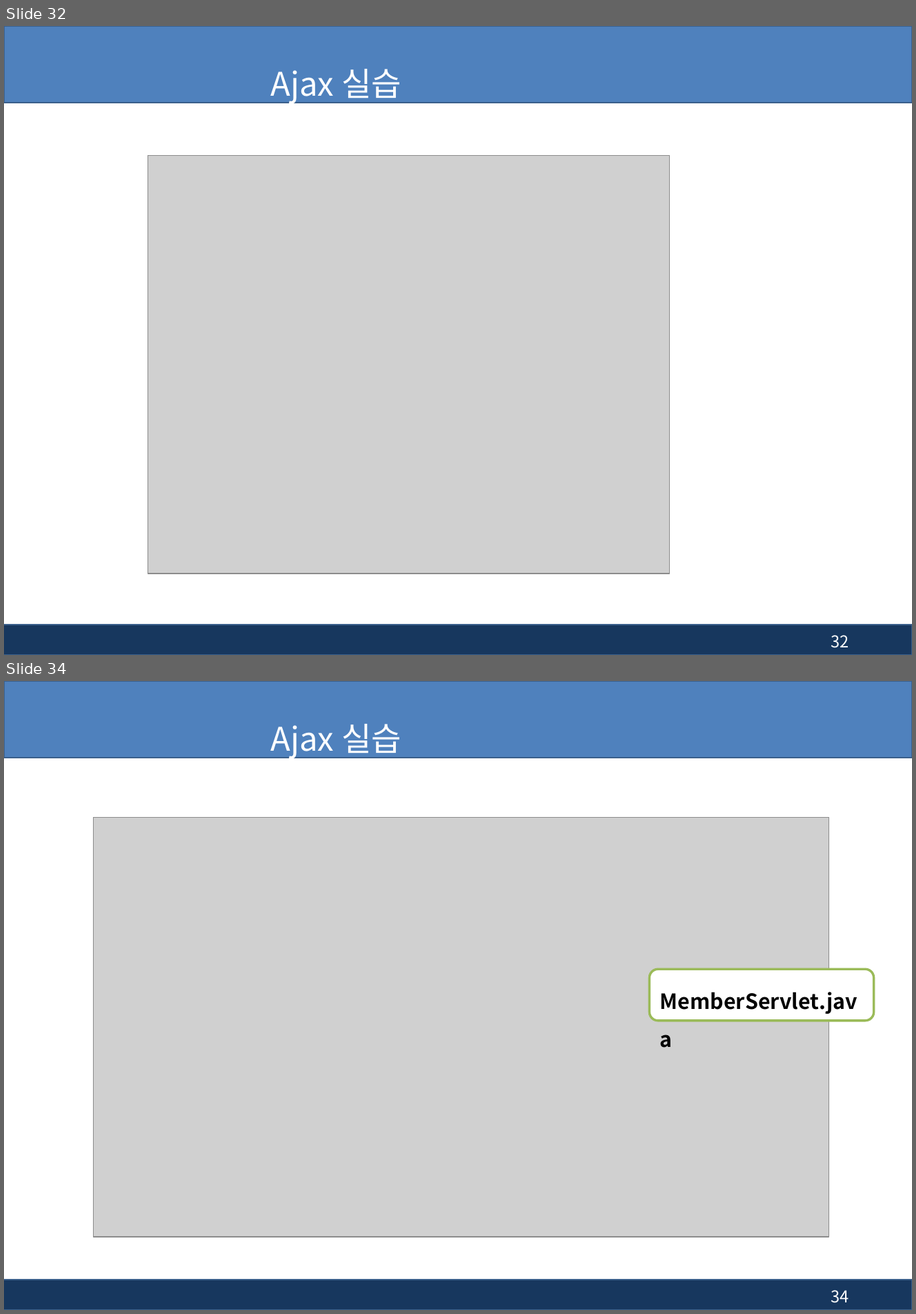
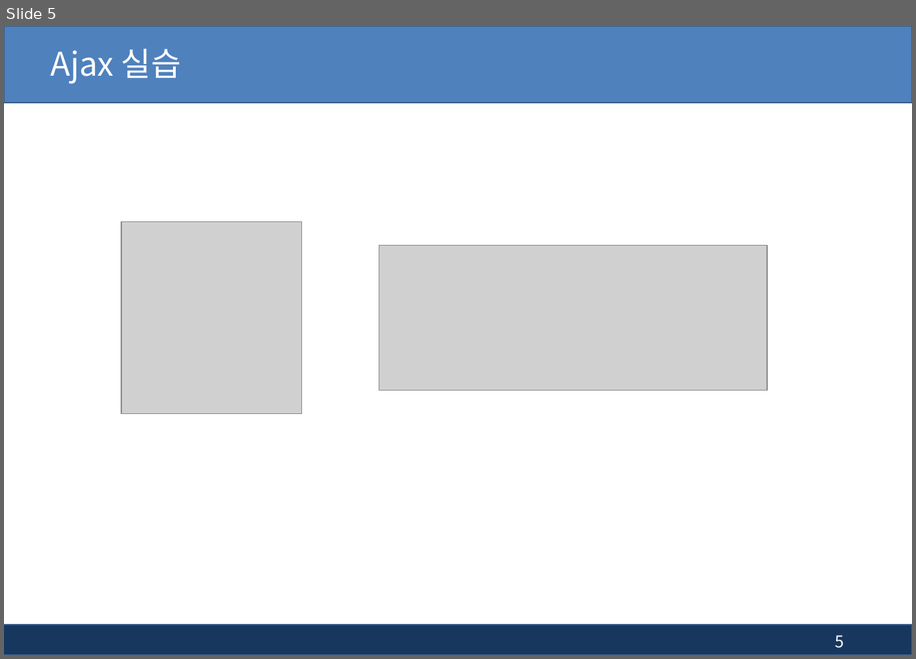
Before and after one commit to pshho/ngreen_project, a slide deck: jspWorks/자료/jsp_ppt/13장. jsp - 부트스트랩(Bootstrap), Ajax.pptx. Shown one above the other, each under a label of ours: slides 32 and 34 before the commit, slide 5 after it; the slides between them are not shown. The pictures are 916x1314 and 916x659 pixels, drawn with LibreOffice and Linux fonts; fonts in the diff are those of the drawing; grey boxes stand for pictures; background and template pictures are left out. Boxes give left, top, right and bottom in pixels: in the first picture for what was removed or moved away, otherwise in the second. Text is boxed around its words. In the diff, an @@ line names an element or a change of style, - is before the commit and + after.

```diff
--- a/jspWorks/자료/jsp_ppt/13장. jsp - 부트스트랩(Bootstrap), Ajax.pptx
+++ b/jspWorks/자료/jsp_ppt/13장. jsp - 부트스트랩(Bootstrap), Ajax.pptx
@@ slide 34 removed at [4, 681, 912, 1310], background #FFFFFF; not listed: 2 template elements that a slide beside it also shows @@
@@ title removed at [271, 724, 401, 759] @@
-Ajax 실습
@@ picture removed at [94, 817, 830, 1236] @@
@@ rounded rectangle removed at [650, 969, 874, 1020] @@
-MemberServlet.java
@@ page number removed at [831, 1290, 849, 1303] @@
-34
@@ what was slide 32 is now slide 5 @@
@@ slide 5 changed as well @@
@@ title "Ajax 실습": place and size @@
-title "Ajax 실습" at [271, 69, 401, 104]
+title "Ajax 실습" at [50, 49, 181, 83]
@@ title "Ajax 실습" at [50, 49, 181, 83]: alignment centre to left @@
@@ picture removed at [148, 156, 671, 573] @@
@@ picture added at [121, 221, 301, 413] @@
@@ picture added at [379, 245, 767, 390] @@
@@ page number at [835, 635, 844, 648]: text changed @@
-32
+5
```
Also in this commit, not shown: 5 other slides changed, 3 slides added, 8 other slides removed, 17 other files.
